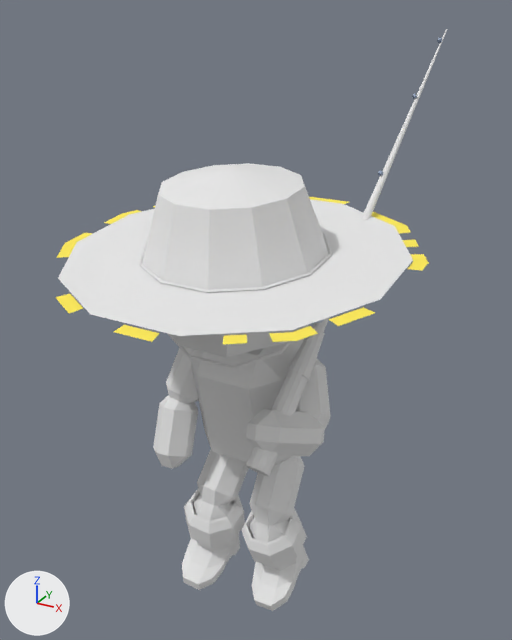
The glTF model fishook/character/model/fisherman.glb as it was, and as the next commit left it.
Camera for both pictures: a 50 mm lens placed at (1.32, -2.48, 2.42), pointed at (-0.1, 0.1, 1.13). Every picture has the same lights, and +X, +Y and +Z are marked at lower left. Both versions are drawn at frame 7 of the action 'Jump'; the numbers are the values there.

Names of what the first picture shows: 'boot', 'boot.001', 'circle_selection', 'cranium', 'cuisse', 'cuisse.001', 'cylinder', 'exterior', 'exterior.001', 'hat.001', 'interior.001', 'torso'.
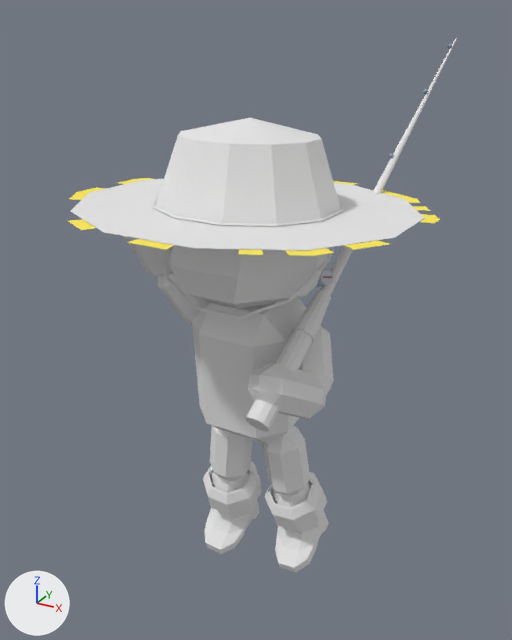
Not drawn themselves, but carrying or shaping drawn objects: ob_torso, ob_leftleg, ob_mollet, ob_rightleg, ob_mollet2, ob_rightarm, ob_hat, ob_hat_exterior.

Diff of the bpy script that builds the scene:
```diff
--- a/fishook/character/model/fisherman.glb.py
+++ b/fishook/character/model/fisherman.glb.py
@@ ob_torso @@
 ob_torso.parent = ob_groundedangle
-ob_torso.location = (0.0, -0.0938, 0.893)
-ob_torso.rotation_euler = (0.225, 0.0, 0.0)  # degrees (13, 0, 0)
+ob_torso.location = (0.0, -0.0938, 1.029)
+ob_torso.rotation_euler = (0.08, 0.0, 0.0)  # degrees (4.6, 0, 0)
@@ ob_leftleg @@
 ob_leftleg.location = (-0.125, 0.0, -0.328)
-ob_leftleg.rotation_euler = (-0.961, 0.0869, -0.00771)  # degrees (-55, 5, -0.4)
+ob_leftleg.rotation_euler = (-0.0656, 0.0869, -0.0079)  # degrees (-3.8, 5, -0.5)
@@ ob_mollet @@
 ob_mollet.location = (0.0, 0.0, -0.312)
-ob_mollet.rotation_euler = (0.959, 0.0, 0.0)  # degrees (55, 0, 0)
+ob_mollet.rotation_euler = (0.35, 0.0, 0.0)  # degrees (20, 0, 0)
@@ ob_rightleg @@
 ob_rightleg.location = (0.125, 0.0, -0.328)
-ob_rightleg.rotation_euler = (-0.945, -0.0869, 0.00771)  # degrees (-54, -5, 0.4)
+ob_rightleg.rotation_euler = (0.0574, -0.0869, 0.0079)  # degrees (3.3, -5, 0.5)
@@ ob_mollet2 @@
 ob_mollet2.location = (0.0, 0.0, -0.312)
-ob_mollet2.rotation_euler = (1.102, 0.0, 0.0)  # degrees (63, 0, 0)
+ob_mollet2.rotation_euler = (0.278, 0.0, 0.0)  # degrees (16, 0, 0)
@@ ob_rightarm @@
 ob_rightarm.location = (-0.241, 0.00937, 0.181)
-ob_rightarm.rotation_euler = (-0.621, 0.207, -0.0997)  # degrees (-36, 12, -5.7)
+ob_rightarm.rotation_euler = (-2.683, -0.258, -0.436)  # degrees (-154, -15, -25)
@@ ob_hat @@
 ob_hat.parent = ob_head
-ob_hat.location = (0.0, -0.0852, 0.0885)
+ob_hat.location = (0.0, -0.0852, 0.0958)
@@ ob_hat_exterior @@
 ob_hat_exterior.parent = ob_hat
-ob_hat_exterior.location = (0.548, 0.319, -0.0269)
+ob_hat_exterior.location = (0.548, 0.319, -0.0217)
```

What differs and where, as boxes [x1, y1, x2, y2] in the pictures (512 x 640 px):
'hat.001', moved, turned
    before: [58, 163, 413, 336]
    after: [71, 118, 424, 250]
'torso', moved, turned
    before: [190, 339, 304, 466]
    after: [192, 297, 306, 444]
'cranium', moved, turned
    before: [170, 325, 308, 357]
    after: [170, 244, 331, 309]
'cylinder', moved, turned
    before: [246, 29, 447, 476]
    after: [245, 38, 457, 432]
'boot.001', moved, turned
    before: [241, 508, 309, 611]
    after: [264, 472, 329, 572]
'exterior.001', moved, turned
    before: [246, 409, 325, 456]
    after: [248, 363, 327, 419]
'boot', moved, turned
    before: [182, 489, 245, 590]
    after: [203, 461, 262, 554]
'circle_selection', moved, turned
    before: [55, 197, 429, 344]
    after: [68, 178, 440, 256]
'cuisse.001', moved, turned
    before: [249, 456, 305, 526]
    after: [262, 425, 310, 496]
'exterior', moved, turned
    before: [153, 395, 198, 469]
    after: [123, 236, 173, 277]
'cuisse', moved, turned
    before: [197, 450, 248, 506]
    after: [210, 426, 253, 481]
'interior.001', moved, turned
    before: [296, 358, 331, 430]
    after: [298, 325, 333, 394]
'interior', moved, turned
    before: [166, 347, 198, 404]
    after: [158, 273, 212, 323]
'circling', moved, turned
    before: [139, 233, 332, 293]
    after: [152, 195, 344, 227]
'fil.001', moved, turned
    before: [167, 325, 307, 369]
    after: [162, 246, 335, 319]
'mollet.002', moved, turned
    before: [249, 517, 290, 543]
    after: [272, 481, 311, 507]
'mollet.001', moved, turned
    before: [193, 494, 233, 521]
    after: [211, 471, 249, 492]
'cylinder.001', moved, turned
    before: [314, 319, 324, 323]
    after: [316, 269, 333, 287]
'guide2', moved, turned
    before: [378, 171, 383, 176]
    after: [388, 153, 394, 159]
'guide4', moved, turned
    before: [412, 94, 418, 99]
    after: [423, 89, 428, 94]
'guide3', moved, turned
    before: [437, 38, 442, 43]
    after: [447, 44, 452, 49]
'cuboid', moved, turned (not visible before)
    after: [323, 276, 332, 278]
